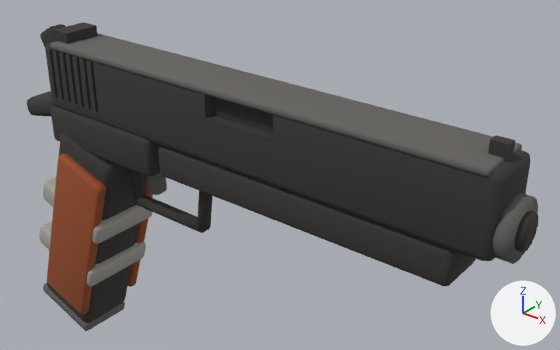
The glTF model reference/models/bohemia/gun_pistol_a.glb as it was, and as the next commit left it.
Camera for both pictures: a 50 mm camera at (0.275, -0.201, 0.186) aimed at (0.095, 0.024, 0.046). The lights are fixed; the arrows at lower right show +X, +Y and +Z. The first picture is the older version. Where no turn or scale is listed for an object, it has been applied to the vertices. Vertices at exactly the same position are counted once.

The first picture shows 'beavertail', 'bushing', 'dust_cover', 'frame', 'front_sight', 'grip_frame', 'grip_panel_0', 'grip_panel_2', 'guard_bottom', 'guard_front', 'hammer', 'mag_base', 'muzzle', 'rear_sight', 'slide', 'slide_wear', 'tape_0', 'tape_1', 'trigger' and 1 more.
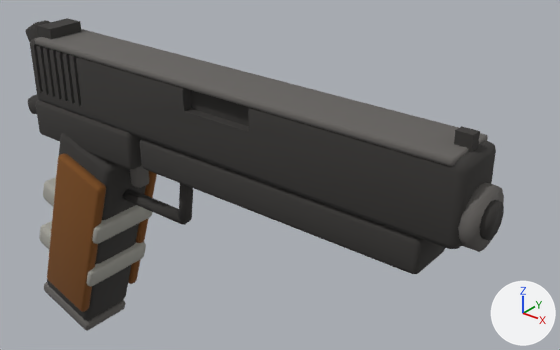
Where the newer file only moved an object's origin or applied its transform, the numbers keep the older frame.

Pixel boxes (x1, y1, x2, y2) of what changed, in the pictures (560 x 350 px; the box of a moved part takes in the faces that stretch with it):
'slide', moved
    before: (45, 42, 530, 261)
    after: (30, 37, 496, 249)
'slide_wear', moved
    before: (50, 33, 522, 177)
    after: (35, 29, 488, 166)
'dust_cover', moved
    before: (158, 145, 476, 286)
    after: (140, 138, 445, 274)
'grip_panel_0', recoloured
    both: (47, 153, 106, 312)
'frame', moved
    before: (51, 105, 160, 177)
    after: (36, 100, 142, 169)
'bushing', moved
    before: (493, 193, 538, 264)
    after: (458, 183, 504, 252)
'muzzle', moved
    before: (514, 211, 538, 252)
    after: (480, 200, 504, 241)
'rear_sight', moved
    before: (53, 22, 97, 44)
    after: (37, 18, 81, 39)
'guard_bottom', moved
    before: (136, 195, 206, 233)
    after: (122, 189, 187, 225)
'front_sight', moved
    before: (488, 135, 515, 162)
    after: (454, 126, 480, 152)
'guard_front', moved
    before: (197, 191, 213, 230)
    after: (179, 183, 193, 222)
'mag_base', moved
    before: (43, 282, 125, 331)
    after: (44, 282, 126, 331)
'trigger', moved
    before: (147, 173, 167, 195)
    after: (130, 166, 149, 188)
'grip_panel_2', recoloured
    both: (128, 185, 153, 284)
'beavertail', reshaped, moved (mostly hidden afterwards)
    before: (27, 91, 54, 116)
    after: (28, 94, 39, 114)
'hammer', moved
    before: (40, 24, 66, 48)
    after: (26, 20, 50, 42)
part 1 of me_cube_019, moved or reshaped
    before: (47, 152, 147, 323)
    after: (47, 152, 146, 320)
part 2 of me_cube_020, moved or reshaped
    before: (47, 159, 106, 315)
    after: (47, 159, 106, 312)
part 4 of me_cube_023, moved or reshaped
    before: (27, 91, 52, 116)
    after: (28, 94, 39, 114)

Patch to the scene script:
```diff
--- a/reference/models/bohemia/gun_pistol_a.glb.py
+++ b/reference/models/bohemia/gun_pistol_a.glb.py
@@ mat_wood @@
 mat_wood = principled_material('wood')
-mat_wood.base_color = (0.323, 0.0782, 0.0252)  # brown #9a4f2c
+mat_wood.base_color = (0.205, 0.0742, 0.0123)  # brown #7d4d1d
 mat_wood.roughness = 1.0
@@ me_cube_019 @@
-me_cube_019.from_pydata(...)  # 56 vertices, 108 faces; spans x -0.1238..-0.0618, y -0.0135..0.0135, z -0.1233..-0.0177
+me_cube_019.from_pydata(...)  # 56 vertices, 108 faces; spans x -0.1231..-0.0618, y -0.0135..0.0135, z -0.1214..-0.0177
+# me_cube_019 part 1: the whole mesh is multiplied about its middle by the matrix ((0.998, 0.0, -0.006), (0.0, 1.0, 0.0), (-0.006, 0.0, 0.982)), then moved by (0.0003, 0.0, 0.001)
 me_cube_019.materials.append(mat_gunmetal)
@@ me_cube_020 @@
-me_cube_020.from_pydata(...)  # 56 vertices, 108 faces; spans x -0.1151..-0.0633, y -0.018..-0.013, z -0.1129..-0.0271
+me_cube_020.from_pydata(...)  # 56 vertices, 108 faces; spans x -0.1145..-0.0633, y -0.018..-0.013, z -0.111..-0.0271
+# me_cube_020 part 2: the whole mesh is multiplied about its middle by the matrix ((0.998, 0.0, -0.007), (0.0, 1.0, 0.0), (-0.007, 0.0, 0.977)), then moved by (0.0003, 0.0, 0.001)
 me_cube_020.materials.append(mat_wood)
@@ me_cube_022 @@
-me_cube_022.from_pydata(...)  # 56 vertices, 108 faces; spans x -0.1275..-0.0923, y -0.013..0.013, z -0.1283..-0.1124
+me_cube_022.from_pydata(...)  # 56 vertices, 108 faces; spans x -0.116..-0.0808, y -0.013..0.013, z -0.1278..-0.1119
+# me_cube_022 part 3: the whole mesh is moved by (0.0115, 0.0, 0.0005)
 me_cube_022.materials.append(mat_steel_worn)
@@ me_cube_023 @@
-me_cube_023.from_pydata(...)  # 56 vertices, 108 faces; spans x -0.122..-0.098, y -0.0105..0.0105, z -0.0183..-0.0057
+me_cube_023.from_pydata(...)  # 56 vertices, 108 faces; spans x -0.1101..-0.0939, y -0.0105..0.0105, z -0.0174..-0.0066
+# me_cube_023 part 4: all 28 vertices in x -0.122..-0.1179, y -0.0105..0.0105, z -0.0183..-0.0095 are moved by (0.0119, 0.0, 0.0008)
+# other edits to the shape of me_cube_023 do not show in these pictures
 me_cube_023.materials.append(mat_gunmetal)
@@ ob_slide @@
 ob_slide = bpy.data.objects.new('slide', me_cube)
-ob_slide.location = (0.0925, 0.0, 0.0706)
+ob_slide.location = (0.0815, 0.0, 0.0706)
@@ ob_slide_wear @@
 ob_slide_wear = bpy.data.objects.new('slide_wear', me_cube_016)
-ob_slide_wear.location = (0.0925, 0.0, 0.0706)
+ob_slide_wear.location = (0.0815, 0.0, 0.0706)
@@ ob_bushing @@
 ob_bushing = bpy.data.objects.new('bushing', me_cylinder)
-ob_bushing.location = (0.2035, 0.0, 0.0706)
+ob_bushing.location = (0.1925, 0.0, 0.0706)
@@ ob_muzzle @@
 ob_muzzle = bpy.data.objects.new('muzzle', me_cylinder_001)
-ob_muzzle.location = (0.2065, 0.0, 0.0706)
+ob_muzzle.location = (0.1955, 0.0, 0.0706)
@@ ob_dust_cover @@
 ob_dust_cover = bpy.data.objects.new('dust_cover', me_cube_017)
-ob_dust_cover.location = (0.0925, 0.0, 0.0706)
+ob_dust_cover.location = (0.0815, 0.0, 0.0706)
@@ ob_frame @@
 ob_frame = bpy.data.objects.new('frame', me_cube_018)
-ob_frame.location = (0.0925, 0.0, 0.0706)
+ob_frame.location = (0.0815, 0.0, 0.0706)
@@ ob_mag_base @@
 ob_mag_base = bpy.data.objects.new('mag_base', me_cube_022)
-ob_mag_base.location = (0.0925, 0.0, 0.0706)
+ob_mag_base.location = (0.0815, 0.0, 0.0706)
@@ ob_beavertail @@
 ob_beavertail = bpy.data.objects.new('beavertail', me_cube_023)
-ob_beavertail.location = (0.0925, 0.0, 0.0706)
+ob_beavertail.location = (0.0815, 0.0, 0.0706)
@@ ob_hammer @@
 ob_hammer = bpy.data.objects.new('hammer', me_cube_024)
-ob_hammer.location = (0.0925, 0.0, 0.0706)
+ob_hammer.location = (0.0815, 0.0, 0.0706)
@@ ob_guard_bottom @@
 ob_guard_bottom = bpy.data.objects.new('guard_bottom', me_cylinder_003)
-ob_guard_bottom.location = (0.054, 0.0, 0.0246)
+ob_guard_bottom.location = (0.043, 0.0, 0.0246)
@@ ob_guard_front @@
 ob_guard_front = bpy.data.objects.new('guard_front', me_cylinder_004)
-ob_guard_front.location = (0.075, 0.0, 0.0361)
+ob_guard_front.location = (0.064, 0.0, 0.0361)
@@ ob_trigger @@
 ob_trigger = bpy.data.objects.new('trigger', me_cube_025)
-ob_trigger.location = (0.0925, 0.0, 0.0706)
+ob_trigger.location = (0.0815, 0.0, 0.0706)
@@ ob_front_sight @@
 ob_front_sight = bpy.data.objects.new('front_sight', me_cube_026)
-ob_front_sight.location = (0.0925, 0.0, 0.0706)
+ob_front_sight.location = (0.0815, 0.0, 0.0706)
@@ ob_rear_sight @@
 ob_rear_sight = bpy.data.objects.new('rear_sight', me_cube_027)
-ob_rear_sight.location = (0.0925, 0.0, 0.0706)
+ob_rear_sight.location = (0.0815, 0.0, 0.0706)
```
